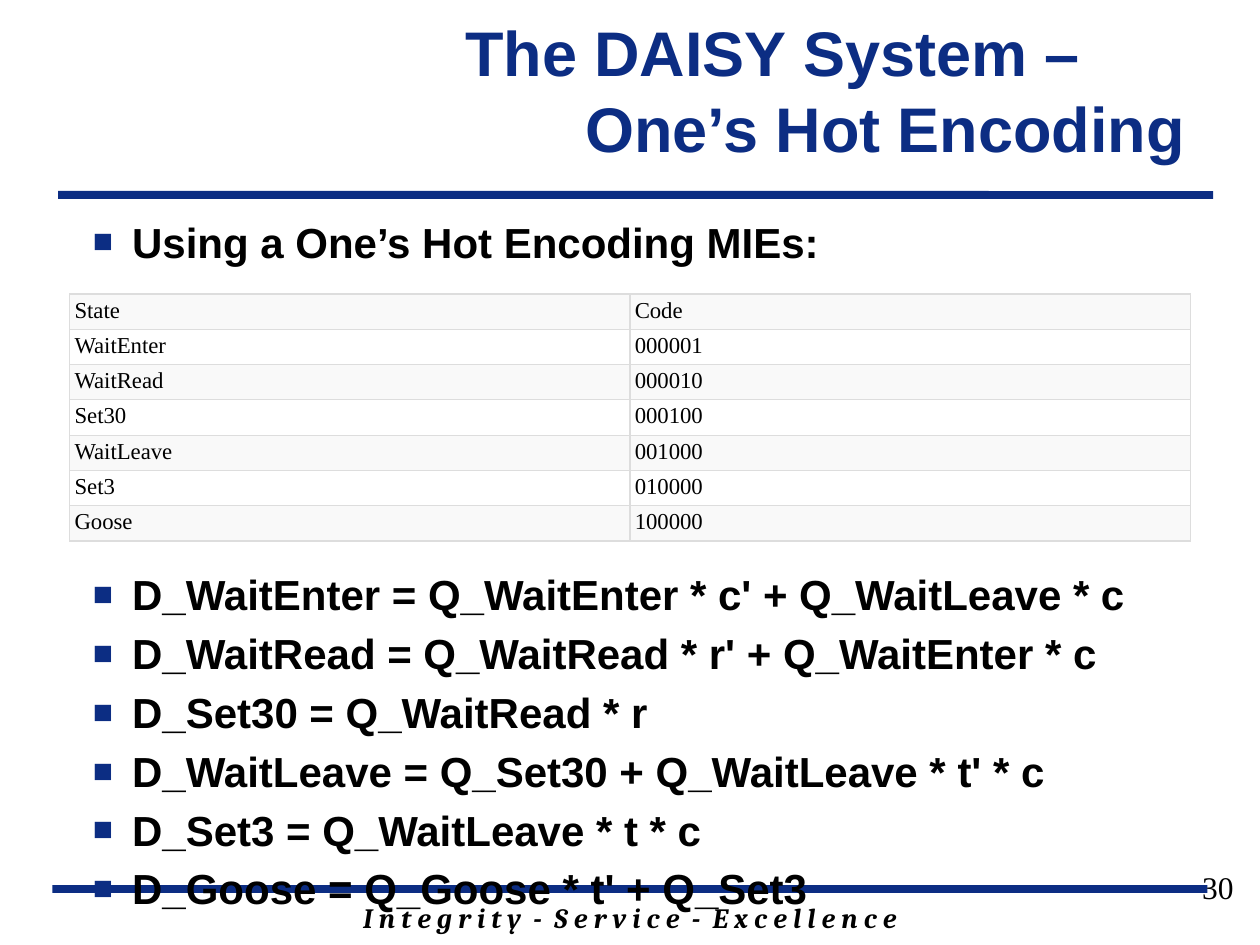
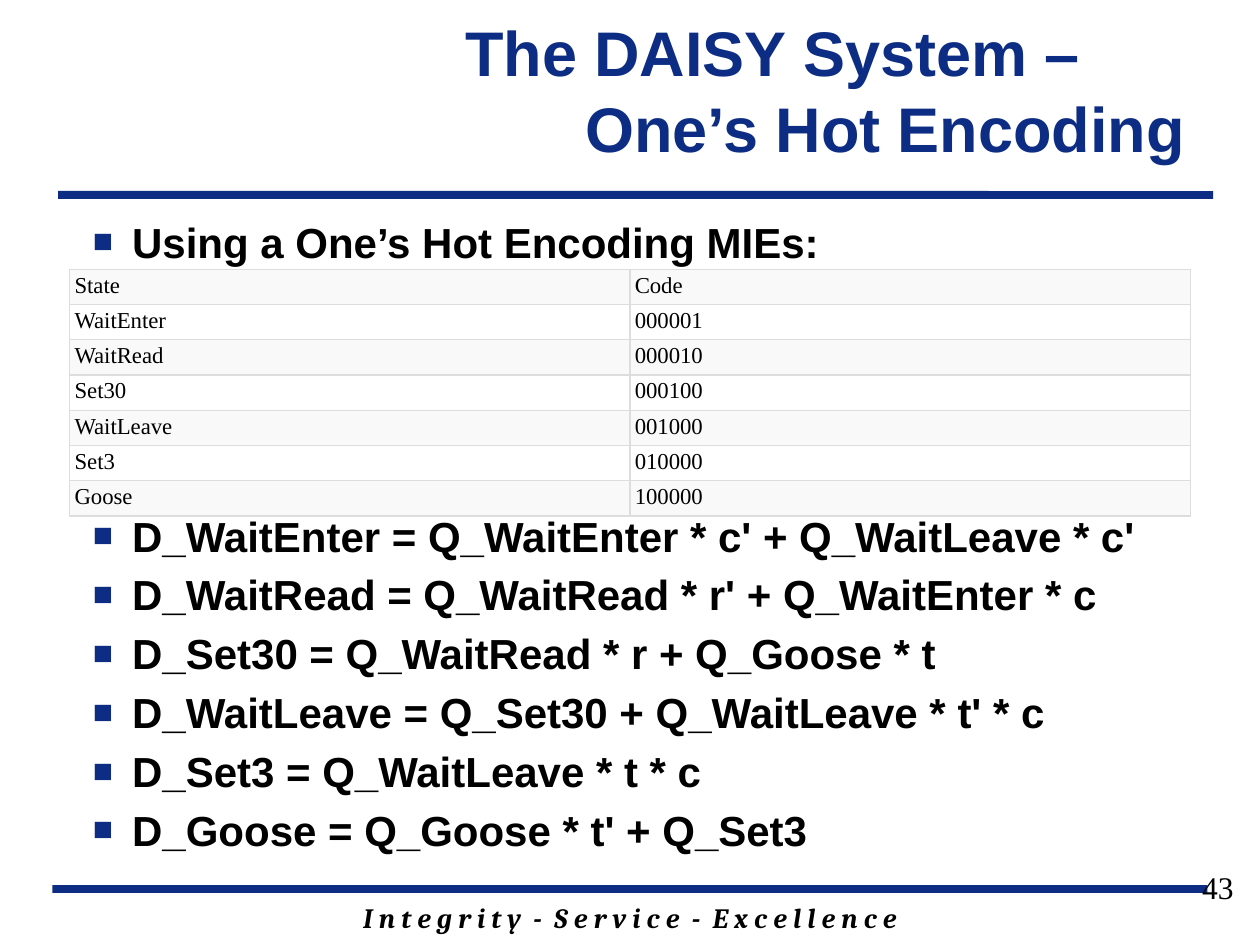
Before and after one commit to jfalkinburg/ECE383_web, a slide deck: slide 43 of lecture/slides/ECE_383_Lec9.pptx (slide 30 before the commit). Drawn at 1260x945 pixels with LibreOffice and Linux fonts; fonts in the diff are those of the drawing; background and template pictures are left out. Boxes give left, top, right and bottom in pixels: in the first picture for what was removed or moved away, otherwise in the second. Text is boxed around its words. In the diff, an @@ line names an element or a change of style, - is before the commit and + after.

```diff
--- a/lecture/slides/ECE_383_Lec9.pptx
+++ b/lecture/slides/ECE_383_Lec9.pptx
@@ table moved from (x1=69, y1=294, x2=1191, y2=541) to (x1=69, y1=270, x2=1191, y2=517) @@
@@ text at (x1=132, y1=521, x2=1134, y2=560): text changed @@
-■ D_WaitEnter = Q_WaitEnter * c' + Q_WaitLeave * c
+■ D_WaitEnter = Q_WaitEnter * c' + Q_WaitLeave * c'
@@ text at (x1=132, y1=638, x2=936, y2=678): text changed @@
-■ D_Set30 = Q_WaitRead * r
+■ D_Set30 = Q_WaitRead * r + Q_Goose * t
@@ page number at (x1=1202, y1=878, x2=1233, y2=900): text changed @@
-30
+43
```
Also in this commit, not shown: 14 slides added, 2 slides removed, 2 other files.
